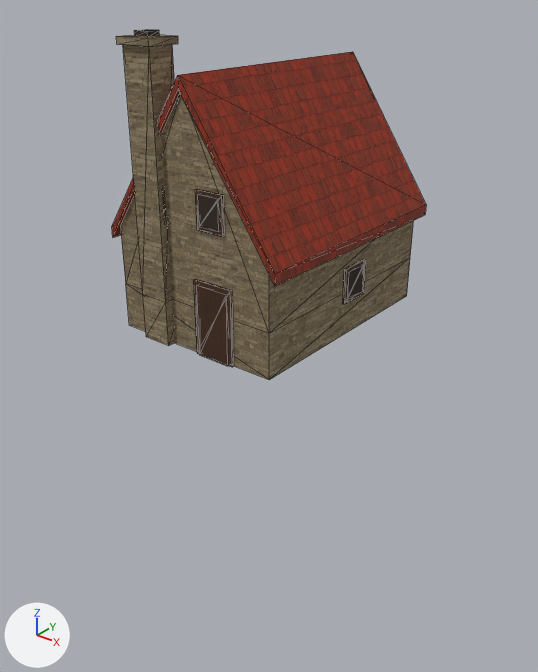
The glTF model assets/map3d_houses/cottage_c.glb, before and after one commit.
Camera for both pictures: a camera (50 mm lens) standing at (27.2, -34.4, 19.4) and looking at (0.0, -0.4, -1.7). Lighting does not change. The marker at lower left points along +X, +Y and +Z. The picture after the commit comes second. Mesh edges are drawn as thin lines. Vertices at exactly the same position are counted once.

In view in the first picture: 'cottage_c_export'.
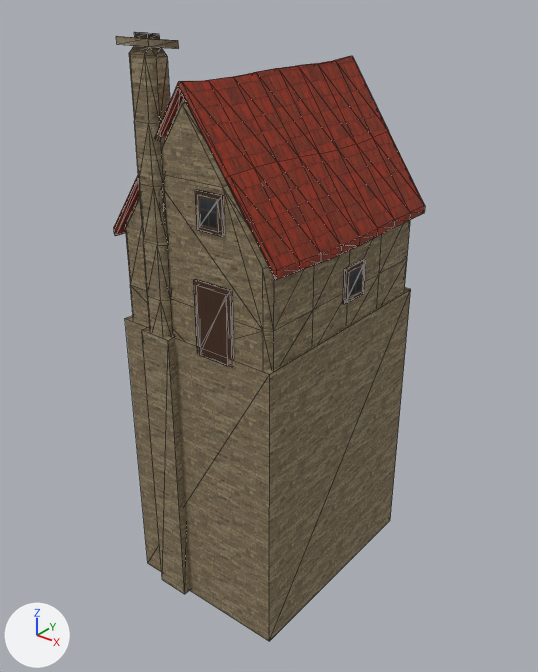
The edits, one by one:
me_cottage_c_019 is used by ob_cottage_c_export; location (0.0, 0.0, 0.0).
Verts and faces of me_cottage_c_019; kept vertices keep their numbers, new ones are numbered from 134.
Before the commit, vertices of me_cottage_c_019: 0 (-3.0, -7.4, 16.6) at pixel (134, 36), 1 (-2.1, -7.4, 16.6) at pixel (147, 37), 2 (-2.1, -6.6, 16.6) at pixel (159, 36), 3 (-3.0, -6.6, 16.6), 4 (-3.0, -7.4, 16.9) at pixel (134, 30).
Before the commit, vertices of me_cottage_c_019: 5 (-2.1, -7.4, 16.9) at pixel (147, 31), 6 (-2.1, -6.6, 16.9) at pixel (159, 30), 7 (-3.0, -6.6, 16.9) at pixel (146, 29), 68 (-1.4, -6.0, 16.3) at pixel (178, 43), 69 (-3.7, -6.0, 16.3).
Before the commit, vertices of me_cottage_c_019: 72 (-1.4, -6.0, 16.6) at pixel (178, 36), 73 (-3.7, -6.0, 16.6).
me_cottage_c_019 had 134 vertices, 208 faces and spanned x -6.0..6.0, y -8.0..8.0, z 0.0..16.9.
me_cottage_c_019 now has 380 vertices, 692 faces and spans x -6.0..6.0, y -8.0..8.0, z -19.0..16.8.
me_cottage_c_019 part 1: a new loose piece, a box spanning x -5.7..5.7, y -7.5..7.6, z -19.0..0.5, in mat_hh_wall_rubble.
me_cottage_c_019 part 2: a new loose piece, a box spanning x -3.6..-1.4, y -7.9..-6.0, z -19.0..0.5, in mat_hh_wall_rubble.
me_cottage_c_019 part 3: the loose piece of 14 vertices spanning x -5.5..5.5, y -7.3..7.5, z 0.0..14.4 is rebuilt with 70 vertices and now spans x -5.5..5.5, y -7.3..7.5, z 0.0..13.9.
me_cottage_c_019 part 4: the loose piece of 12 vertices spanning x -6.0..6.0, y -7.5..8.0, z 5.6..15.0 is rebuilt with 146 vertices and now spans x -6.0..6.0, y -7.5..8.0, z 5.6..14.8.
me_cottage_c_019 part 5: the loose piece of 12 vertices spanning x -3.5..-1.6, y -7.8..-6.2, z 0.0..16.3 is rebuilt with 52 vertices and now spans x -3.5..-1.6, y -7.8..-6.2, z 0.0..16.2.
Part 6, on me_cottage_c_019:
Vertices 2 to 5 move by (0.0, 0.0, -0.1).
Vertices 6, 7, 72, 73 move by (0.0, 0.0, -0.2).
Vertex 0 moves to (-3.0, -7.4, 16.6), pixel (134, 37).
Vertex 1 moves to (-2.1, -7.4, 16.6), pixel (147, 38).
Vertex 68 moves to (-1.4, -6.0, 16.0), pixel (178, 48).
Vertex 69 moves to (-3.7, -6.0, 16.0).
me_cottage_c_019 part 7: 66 kept faces spanning x -5.7..5.7, y -8.0..2.5, z 2.3..16.8 get new texture (UV) coordinates.

Changed parts and their boxes [x1, y1, x2, y2] in the pictures (538 x 672 px; the box of a moved part takes in the faces that stretch with it):
'cottage_c_export', reshaped (74% taller)
    before: [112, 29, 426, 380]
    after: [114, 32, 425, 642]
part 1 of me_cottage_c_019, added (brown)
    after: [125, 288, 411, 642]
part 2 of me_cottage_c_019, added (brown)
    after: [142, 327, 190, 594]
part 3 of me_cottage_c_019, rebuilt
    before: [120, 93, 413, 380]
    after: [125, 99, 410, 370]
part 4 of me_cottage_c_019, rebuilt
    before: [112, 52, 426, 286]
    after: [114, 56, 425, 279]
part 5 of me_cottage_c_019, rebuilt (12% narrower)
    before: [123, 44, 174, 346]
    after: [129, 45, 174, 337]
part 6 of me_cottage_c_019, moved or reshaped
    before: [122, 29, 178, 46]
    after: [134, 32, 179, 48]
part 7 of me_cottage_c_019, surface changed
    both: [134, 32, 364, 299]
